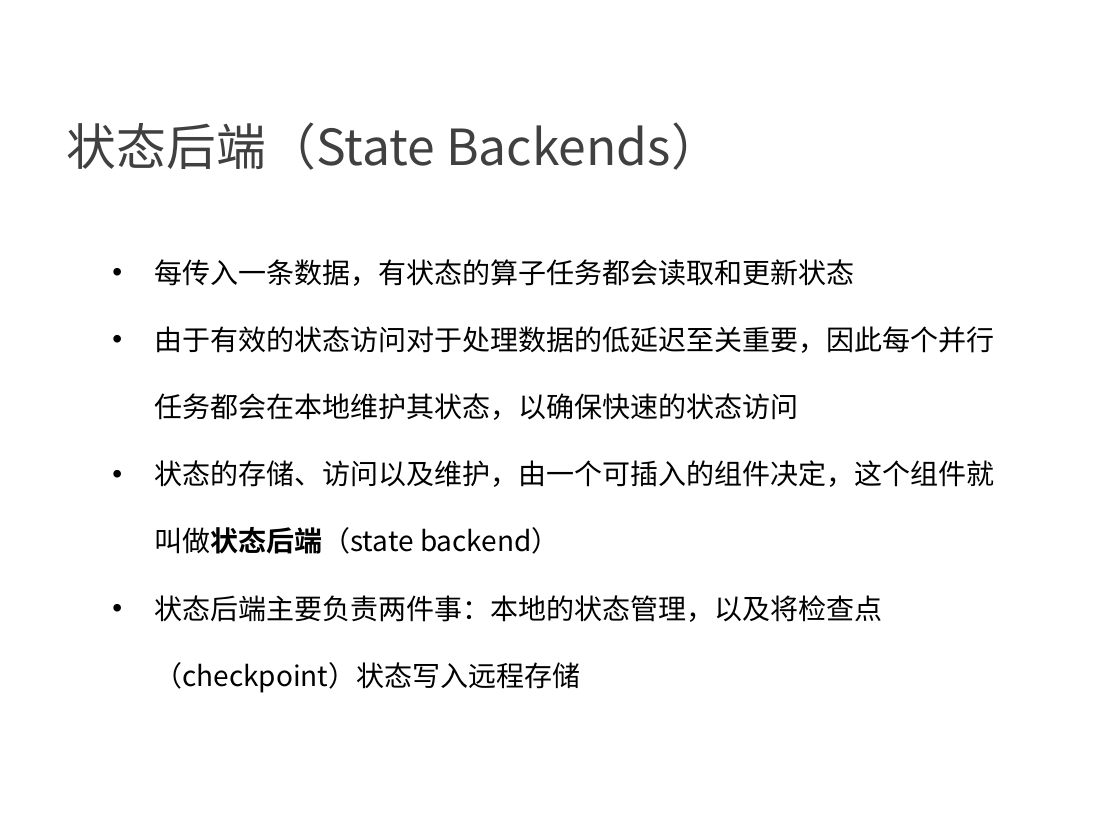
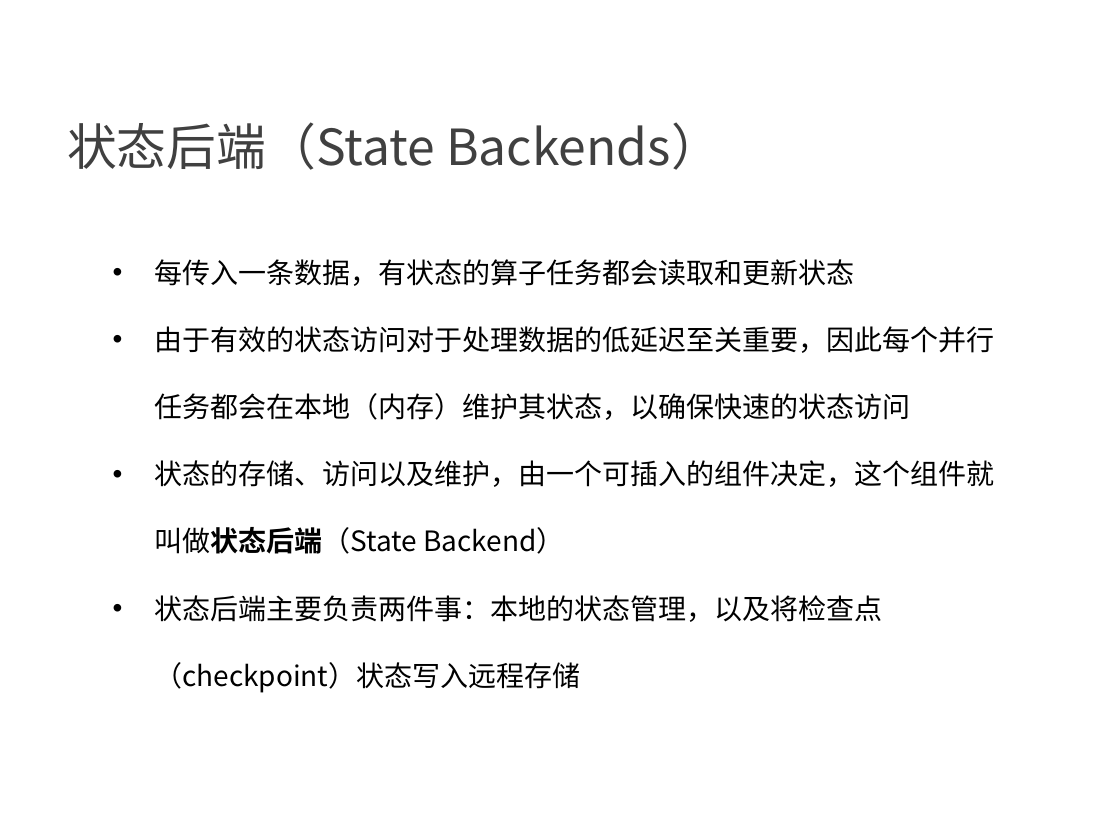
Before and after one commit to confucianzuoyuan/flink-tutorial, a slide deck: slide 12 of slides/5_Flink的状态管理.pptx (slide 11 before the commit). Drawn at 1120x840 pixels with LibreOffice and Linux fonts; fonts in the diff are those of the drawing; background and template pictures are left out. Boxes give left, top, right and bottom in pixels: in the first picture for what was removed or moved away, otherwise in the second. Text is boxed around its words. In the diff, an @@ line names an element or a change of style, - is before the commit and + after.

```diff
--- a/slides/5_Flink的状态管理.pptx
+++ b/slides/5_Flink的状态管理.pptx
@@ text at box(154, 326, 994, 554): text changed @@
-• 由于有效的状态访问对于处理数据的低延迟至关重要，因此每个并行任务都会在本地维护其状态，以确保快速的状态访问
-• 状态的存储、访问以及维护，由一个可插入的组件决定，这个组件就叫做状态后端（state backend）
+• 由于有效的状态访问对于处理数据的低延迟至关重要，因此每个并行任务都会在本地（内存）维护其状态，以确保快速的状态访问
+• 状态的存储、访问以及维护，由一个可插入的组件决定，这个组件就叫做状态后端（State Backend）
```
Also in this commit, not shown: 4 other slides changed, 1 slide added, 1 other file.
